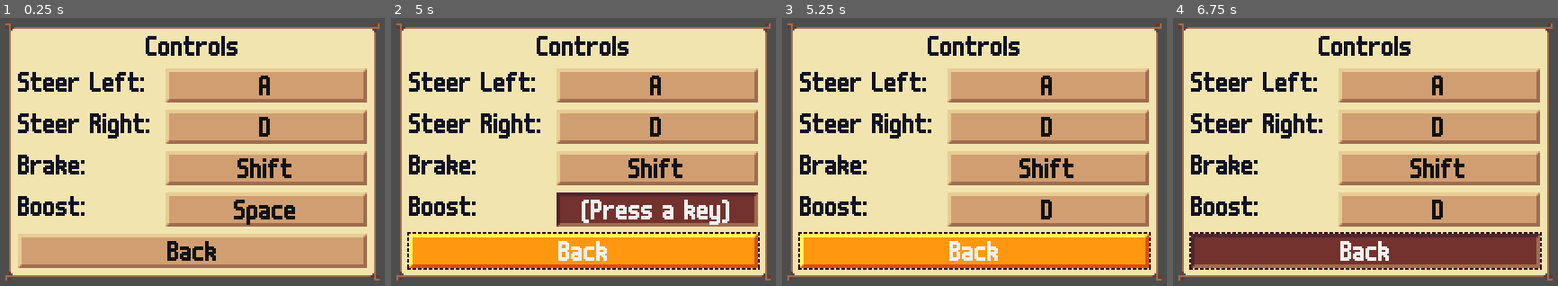
Above: before the commit, frames 1-4 (left to right).
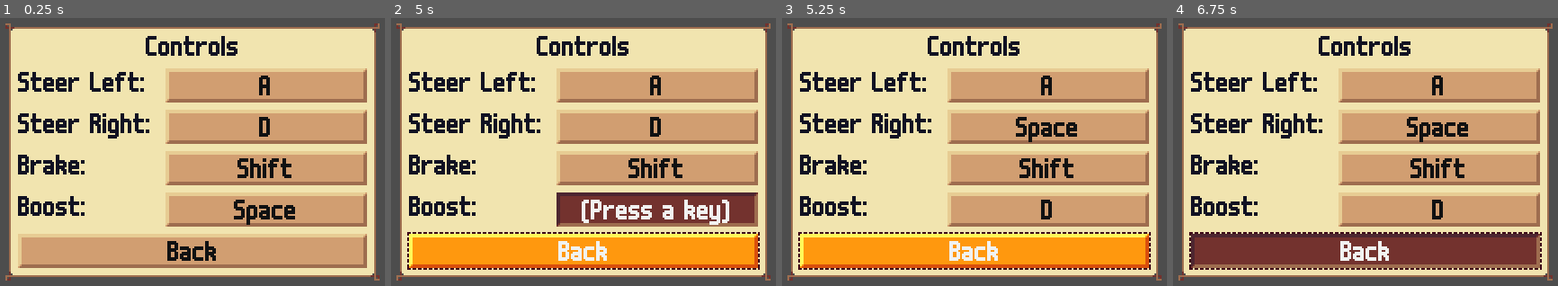
Above: after the commit, the same moments.

Repository: krobbi/afrogalypse
Game: Godot game, scene res://gui/cards/controls_gui_card.tscn
Same seed, same stepped clock (60 frames per second), same inputs: the game is played once before the commit and once after it. This scene is started directly instead of the project's main scene.
Inputs:
- Up to frame 1 (0.25 s): no input
- Up to frame 2 (5 s): click "A" at 0.5 s; click "(Press a key)" at 1.25 s; click "D" at 2 s; click "Shift" at 2.75 s; click "Space" at 3.5 s; click "Back" at 4.25 s
- Up to frame 3 (5.25 s): hold D (steer_right) from 5.03 s (still down); tap 0 at 5.1 s
- Up to frame 4 (6.75 s): release D (steer_right) at 5.78 s; hold Shift (brake) 5.78-6.53 s; tap D (boost) at 5.85 s; hold Space (steer_right, bound only after the commit) from 6.53 s (still down); tap 0 at 6.6 s

Frames 1-2 are identical in both runs. In frame 3, 0.6% of the frame differs, in the area x 60-77%, y 36-47%; in frame 4, 0.6%.

Commit message:
Refactor input mapping system

Diff:
--- a/autoloads/input_manager/input_manager.gd
+++ b/autoloads/input_manager/input_manager.gd
@@ -1,67 +1,78 @@
 ## Manages input mapping.
 extends Node
 
-## A map of actions to their default input mapping code [String]s.
+## The map of action [String]s to their default mapping code [String]s.
 const _DEFAULT_MAPPINGS: Dictionary = {
-	"steer_left": "key/#%d" % KEY_A,
-	"steer_right": "key/#%d" % KEY_D,
-	"brake": "key/#%d" % KEY_SHIFT,
-	"boost": "key/#%d" % KEY_SPACE,
+	"steer_left": "key/%d" % KEY_A,
+	"steer_right": "key/%d" % KEY_D,
+	"brake": "key/%d" % KEY_SHIFT,
+	"boost": "key/%d" % KEY_SPACE,
 }
 
-## Run when the input manager is ready. Subscribe the input manager to the
-## config data.
+## The map of action [String]s to their current mapping code [String]s.
+var _mappings: Dictionary = _DEFAULT_MAPPINGS.duplicate()
+
+## Run when the input manager is ready. Apply the mappings from the config data.
 func _ready() -> void:
 	for action in _DEFAULT_MAPPINGS:
-		Config.subscribe_string("controls/%s" % action, map.bind(action))
+		_map_action_code(action, Config.get_string("controls/%s" % action))
+
+	_apply_mappings()
 
 
-## Get an action's input as a human-readable [String].
+## Get an action [String]'s mapped input as a human-readable [String].
 func get_mapping_name(action: String) -> String:
-	return OS.get_keycode_string(decode(Config.get_string("controls/%s" % action)).physical_keycode)
+	return OS.get_keycode_string(int(_mappings[action].split("/")[1]))
 
 
-## Translate a message with input substitutions.
+## Translate a message [String] with input substitution [String]s.
 func translate(message: String) -> String:
 	for action in _DEFAULT_MAPPINGS:
-		message = message.replace("{input/%s}" % action, get_mapping_name(action))
+		message = message.replace("{input.%s}" % action, get_mapping_name(action))
 
 	return message
 
 
-## Return whether an [InputEvent] can be used for input mapping.
-func can_map(event: InputEvent) -> bool:
-	return event is InputEventKey
+## Attempt to map an action [String] to an [InputEvent] and return whether it
+## was successful.
+func map_action_event(action: String, event: InputEvent) -> bool:
+	if action in _DEFAULT_MAPPINGS and event is InputEventKey:
+		_map_action_code(action, "key/%d" % event.physical_keycode)
+		_apply_mappings()
+		return true
+	else:
+		return false
 
 
-## Encode an [InputEvent] to an input mapping code [String].
-func encode(event: InputEvent) -> String:
-	assert(event is InputEventKey, "Only keyboard input can be mapped.")
+## Normalize a mapping code [String]. Return [param default] if [param code] is
+## not a valid mapping code.
+func _normalize_code(code: String, default: String) -> String:
+	var code_parts: PackedStringArray = code.split("/")
 
-	return "key/#%d" % event.physical_keycode
+	if code_parts[0] == "key" and code_parts.size() == 2:
+		return "key/%d" % int(code_parts[1])
+	else:
+		return default
 
 
-## Decode an [InputEvent] from an input mapping code [String]. Return
-## [code]null[/code] if [param code] is invalid.
-func decode(code: String) -> InputEvent:
-	var code_parts: PackedStringArray = code.split("/")
+## Map an action [String] to a mapping code [String].
+func _map_action_code(action: String, code: String) -> void:
+	code = _normalize_code(code, _DEFAULT_MAPPINGS[action])
 
-	if code_parts[0] == "key" and len(code_parts) == 2:
-		var event: InputEventKey = InputEventKey.new()
-		event.physical_keycode = int(code_parts[1]) as Key
-		return event
-	else:
-		return null
+	for other_action in _DEFAULT_MAPPINGS:
+		if other_action != action and _mappings[other_action] == code:
+			_mappings[other_action] = _mappings[action]
+			break
+
+	_mappings[action] = code
 
 
-## Map an input mapping code [String] to an action.
-func map(code: String, action: String) -> void:
-	assert(action in _DEFAULT_MAPPINGS, "Action '%s' does not exist." % action)
-
-	var event: InputEvent = decode(code)
-
-	if event:
+## Apply the current mappings.
+func _apply_mappings() -> void:
+	for action in _DEFAULT_MAPPINGS:
+		var code: String = _mappings[action]
+		var event: InputEventKey = InputEventKey.new()
+		event.physical_keycode = int(code.split("/")[1]) as Key
 		InputMap.action_erase_events(action)
 		InputMap.action_add_event(action, event)
-	else:
-		Config.set_string("controls/%s" % action, _DEFAULT_MAPPINGS[action])
+		Config.set_string("controls/%s" % action, code)
--- a/gui/cards/controls_gui_card.tscn
+++ b/gui/cards/controls_gui_card.tscn
@@ -1,7 +1,7 @@
 [gd_scene load_steps=3 format=3 uid="uid://c6an3tg3xs4d8"]
 
 [ext_resource type="PackedScene" uid="uid://deche81a76i5" path="res://gui/gui_card.tscn" id="1_f6ori"]
-[ext_resource type="PackedScene" uid="uid://cubuf3byc5tko" path="res://gui/widgets/action_button.tscn" id="2_6th8t"]
+[ext_resource type="PackedScene" uid="uid://cubuf3byc5tko" path="res://gui/widgets/mapping_button.tscn" id="2_6th8t"]
 
 [node name="ControlsGUICard" instance=ExtResource("1_f6ori")]
 
--- a/gui/cards/tutorial_gui_card.gd
+++ b/gui/cards/tutorial_gui_card.gd
@@ -9,15 +9,15 @@
 	"tutorial.story.premise",
 	"tutorial.story.goal",
 	"tutorial.dodging.avoid_frogs",
-	"tutorial.dodging.control.steer",
-	"tutorial.dodging.control.brake",
+	"tutorial.dodging.input.steer",
+	"tutorial.dodging.input.brake",
 	"tutorial.dodging.drift",
 	"!signs",
 	"tutorial.signs.gain_energy",
 	"tutorial.signs.protect_car",
 	"!boosting",
 	"tutorial.boosting.use_energy",
-	"tutorial.boosting.control",
+	"tutorial.boosting.input",
 	"tutorial.end",
 ]
 
--- a/gui/widgets/action_button.gd
+++ /dev/null
@@ -1,58 +0,0 @@
-## A GUI widget that controls mapping an action's input.
-class_name ActionButton
-extends HBoxContainer
-
-## The action to control.
-@export var _action: String
-
-## The action button's [Button].
-@onready var _button: Button = $Button
-
-## The [Timer] to automatically deactivate the action button.
-@onready var _timer: Timer = $Timer
-
-## Whether the action button is actively waiting for input.
-var _is_active: bool = false
-
-## Run when the action button is ready. Initialize the action button's
-## [Control]s.
-func _ready() -> void:
-	$Label.text = "action.%s" % _action
-	deactivate()
-
-
-## Run when the action button receives an [InputEvent]. Attempt to map the
-## [InputEvent] if the action button is active.
-func _input(event: InputEvent) -> void:
-	if _is_active and InputManager.can_map(event):
-		get_viewport().set_input_as_handled() # Consume the input.
-		Config.set_string("controls/%s" % _action, InputManager.encode(event))
-		deactivate()
-
-
-## Activate the action button.
-func activate() -> void:
-	for other in get_tree().get_nodes_in_group("action_buttons"):
-		if other != self:
-			other.deactivate()
-
-	_is_active = true
-	_button.set_pressed_no_signal(true)
-	_button.text = "input.prompt"
-	_timer.start()
-
-
-## Deactivate the action button.
-func deactivate() -> void:
-	_is_active = false
-	_timer.stop()
-	_button.set_pressed_no_signal(false)
-	_button.text = InputManager.get_mapping_name(_action)
-
-
-## Run when the action button's [Button] is toggled.
-func _on_button_toggled(button_pressed: bool) -> void:
-	if button_pressed:
-		activate()
-	else:
-		deactivate()
--- /dev/null
+++ b/gui/widgets/mapping_button.gd
@@ -0,0 +1,49 @@
+## A GUI widget that controls an input mapping.
+class_name MappingButton
+extends HBoxContainer
+
+## The action to control.
+@export var _action: String
+
+## The mapping button's [Button].
+@onready var _button: Button = $Button
+
+## The [Timer] to automatically deactivate the mapping button.
+@onready var _timer: Timer = $Timer
+
+## Whether the mapping button is actively waiting for input.
+var _is_active: bool = false
+
+## Run when the mapping button is ready. Initialize the mapping button's
+## [Control]s.
+func _ready() -> void:
+	$Label.text = "action.%s" % _action
+	set_active(false)
+
+
+## Run when the mapping button receives an [InputEvent]. Attempt to map the
+## [InputEvent] if the mapping button is active.
+func _input(event: InputEvent) -> void:
+	if _is_active and InputManager.map_action_event(_action, event):
+		get_viewport().set_input_as_handled() # Consume the input.
+		_deactivate_all()
+
+
+## Set whether the mapping button is active.
+func set_active(value: bool) -> void:
+	if value:
+		_deactivate_all()
+		_button.text = "input.prompt"
+		_timer.start()
+	else:
+		_timer.stop()
+		_button.text = InputManager.get_mapping_name(_action)
+
+	_is_active = value
+	_button.set_pressed_no_signal(_is_active)
+
+
+## Deactivate all mapping buttons.
+func _deactivate_all() -> void:
+	for action_button in get_tree().get_nodes_in_group("mapping_buttons"):
+		action_button.set_active(false)
--- a/gui/widgets/action_button.tscn
+++ b/gui/widgets/mapping_button.tscn
@@ -1,14 +1,14 @@
 [gd_scene load_steps=3 format=3 uid="uid://cubuf3byc5tko"]
 
 [ext_resource type="Theme" uid="uid://4g6q0qitk4oc" path="res://resources/themes/default_theme.tres" id="1_7eacg"]
-[ext_resource type="Script" path="res://gui/widgets/action_button.gd" id="1_jjpje"]
+[ext_resource type="Script" path="res://gui/widgets/mapping_button.gd" id="2_5q080"]
 
-[node name="ActionButton" type="HBoxContainer" groups=["action_buttons"]]
+[node name="MappingButton" type="HBoxContainer" groups=["mapping_buttons"]]
 anchors_preset = 10
 anchor_right = 1.0
 grow_horizontal = 2
 theme = ExtResource("1_7eacg")
-script = ExtResource("1_jjpje")
+script = ExtResource("2_5q080")
 metadata/_edit_lock_ = true
 
 [node name="Label" type="Label" parent="."]
@@ -27,5 +27,5 @@
 wait_time = 8.0
 one_shot = true
 
-[connection signal="toggled" from="Button" to="." method="_on_button_toggled"]
-[connection signal="timeout" from="Timer" to="." method="deactivate"]
+[connection signal="toggled" from="Button" to="." method="set_active"]
+[connection signal="timeout" from="Timer" to="." method="set_active" binds= [false]]
--- a/resources/translations/text.csv
+++ b/resources/translations/text.csv
@@ -30,12 +30,12 @@
 input.prompt,"(Press a key)"
 slider.volume.music,"Music:"
 slider.volume.sound,"Sound:"
-tutorial.boosting.control,"{input/boost}:\nBoost"
+tutorial.boosting.input,"{input.boost}:\nBoost"
 tutorial.boosting.use_energy,"Or you can use energy for\na boost."
 tutorial.dodging.avoid_frogs,"Beware of crossing frogs.\nThey will damage your car."
-tutorial.dodging.control.brake,"{input/brake}:\nBrake"
-tutorial.dodging.control.steer,"{input/steer_left} / {input/steer_right}:\nSteer"
 tutorial.dodging.drift,"Braking will allow you to drift\nin the opposite direction."
+tutorial.dodging.input.brake,"{input.brake}:\nBrake"
+tutorial.dodging.input.steer,"{input.steer_left} / {input.steer_right}:\nSteer"
 tutorial.end,"Good luck."
 tutorial.signs.gain_energy,"As you pass signs you will\ngain energy."
 tutorial.signs.protect_car,"This will protect your\ncar from an additional hit."
